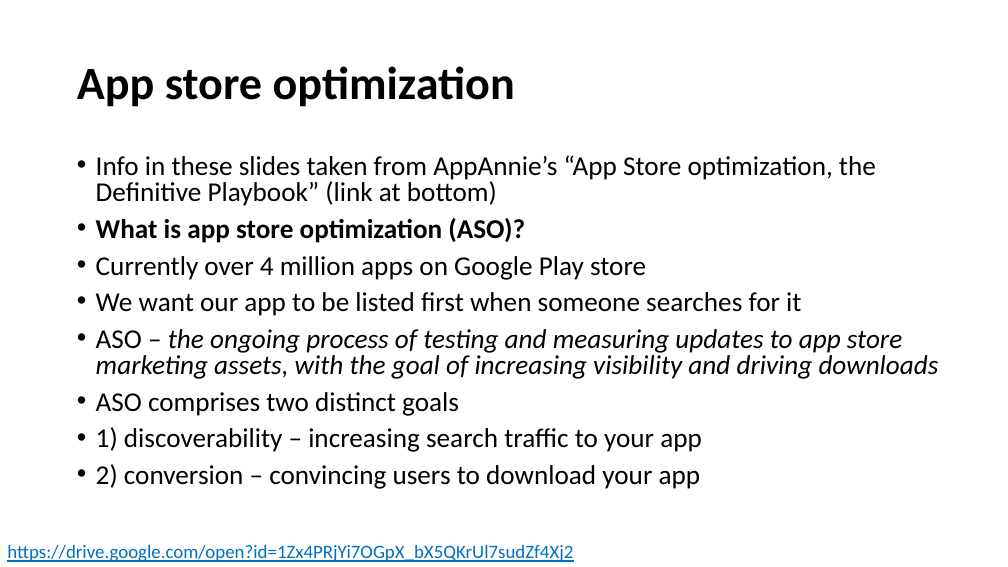
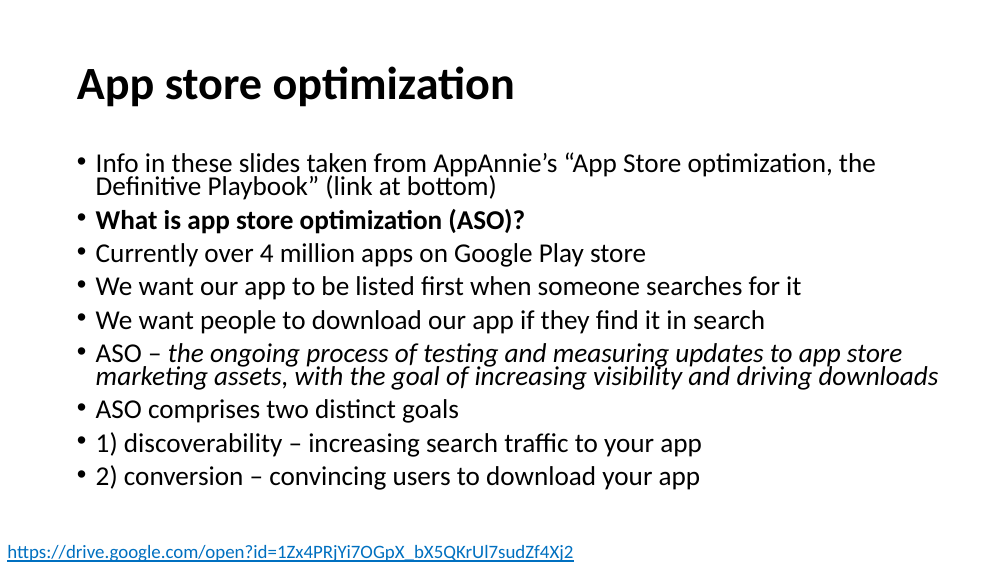
Before and after one commit to russellu/cs230, a slide deck: slide 26 of Lecture_15.pptx. Drawn at 1008x567 pixels with LibreOffice and Linux fonts; fonts in the diff are those of the drawing. Boxes give left, top, right and bottom in pixels: in the first picture for what was removed or moved away, otherwise in the second. Text is boxed around its words. In the diff, an @@ line names an element or a change of style, - is before the commit and + after.

```diff
--- a/Lecture_15.pptx
+++ b/Lecture_15.pptx
@@ text at box(96, 152, 939, 490): line spacing 0.8 to 0.7 @@
@@ text at box(96, 310, 765, 334): paragraph added @@
+• We want people to download our app if they find it in search
```
Also in this commit, not shown: 2 other slides changed.
